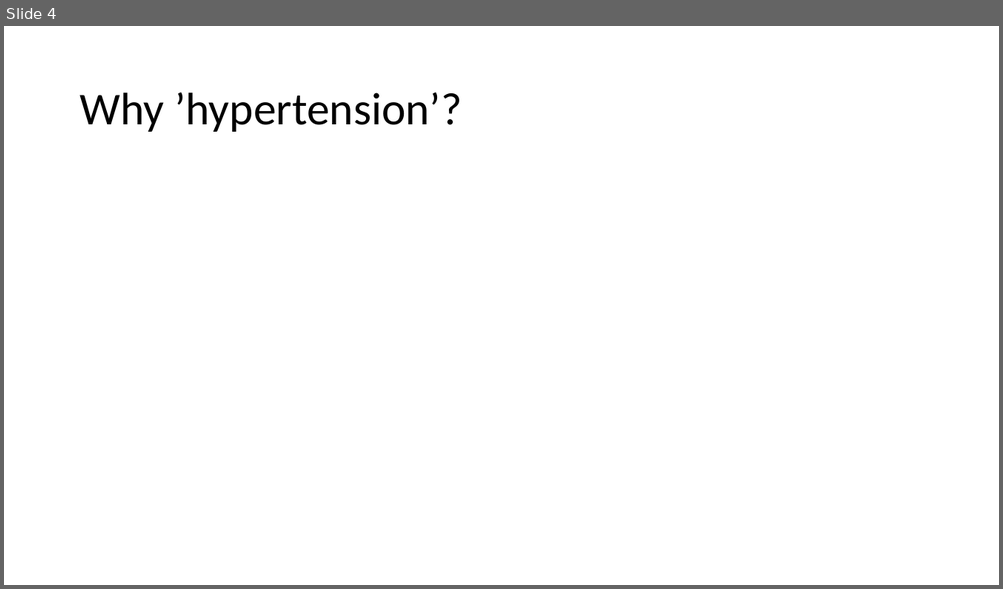
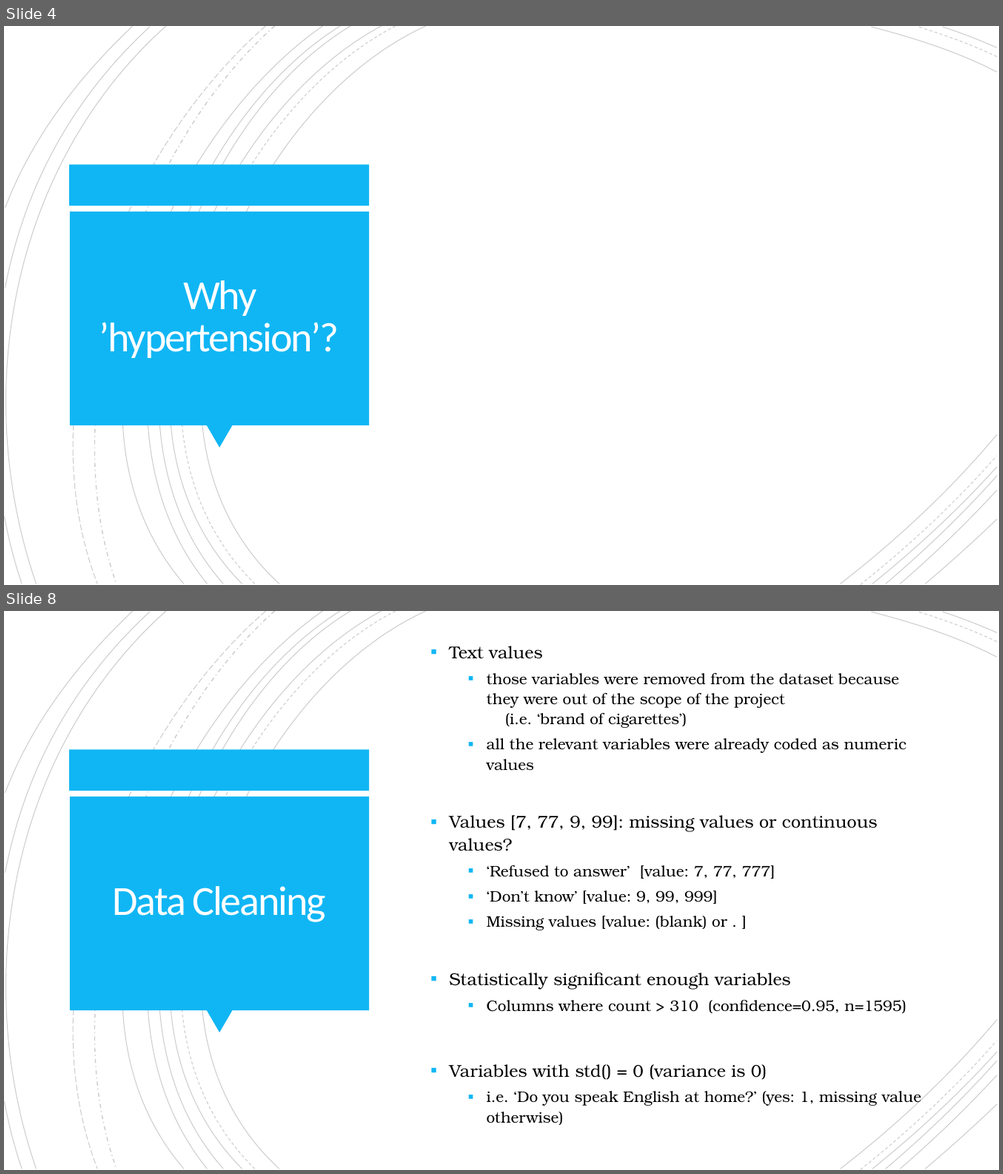
Before and after one commit to jleblond/NHANES_data_analytics, a slide deck: presentation.pptx. Shown one above the other, each under a label of ours: slide 4 before the commit, slides 4 and 8 after it; the slides between them are not shown. The pictures are 1003x589 and 1003x1174 pixels, drawn with LibreOffice and Linux fonts; fonts in the diff are those of the drawing. Boxes give left, top, right and bottom in pixels: in the first picture for what was removed or moved away, otherwise in the second. Text is boxed around its words. In the diff, an @@ line names an element or a change of style, - is before the commit and + after.

```diff
--- a/presentation.pptx
+++ b/presentation.pptx
@@ slide 8 added at bbox=[4, 611, 999, 1170], background #FFFFFF; not listed: 24 template elements that a slide beside it also shows @@
@@ text added at bbox=[449, 646, 922, 1125], 14.8 pt, text #000000 @@
+▪ Text values
+  ▪ those variables were removed from the dataset because they were out of the scope of the project
+    (i.e. ‘brand of cigarettes’)
+  ▪ all the relevant variables were already coded as numeric values
+▪ Values [7, 77, 9, 99]: missing values or continuous values?
+  ▪ ‘Refused to answer’ [value: 7, 77, 777]
+  ▪ ‘Don’t know’ [value: 9, 99, 999]
+  ▪ Missing values [value: (blank) or . ]
+▪ Statistically significant enough variables
+  ▪ Columns where count > 310 (confidence=0.95, n=1595)
+▪ Variables with std() = 0 (variance is 0)
+  ▪ i.e. ‘Do you speak English at home?’ (yes: 1, missing value otherwise)
@@ title added at bbox=[113, 886, 325, 923], 40 pt, text #FFFEFF @@
+Data Cleaning
@@ slide 4 changed as well @@
@@ group added at bbox=[4, 26, 997, 585]: 21 freeform shapes @@
@@ rectangle added at bbox=[70, 165, 370, 206], fill #10B6F4 @@
@@ rectangle added at bbox=[70, 212, 369, 426], fill #10B6F4 @@
@@ title "Why ’hypertension’?": place and size @@
-title "Why ’hypertension’?" at bbox=[79, 93, 462, 132]
+title "Why ’hypertension’?" at bbox=[99, 281, 339, 358]
@@ title "Why ’hypertension’?" at bbox=[99, 281, 339, 358]: size 44 to 40 pt, text colour #000000 to #FFFEFF, letter spacing 0 to -1.5 pt; alignment left to centre; line spacing 0.9 to 0.85 @@
@@ triangle added at bbox=[206, 426, 233, 449], fill #10B6F4 @@
```
Also in this commit, not shown: 3 other slides changed, 9 other slides added, 1 slide removed, 5 other files.
